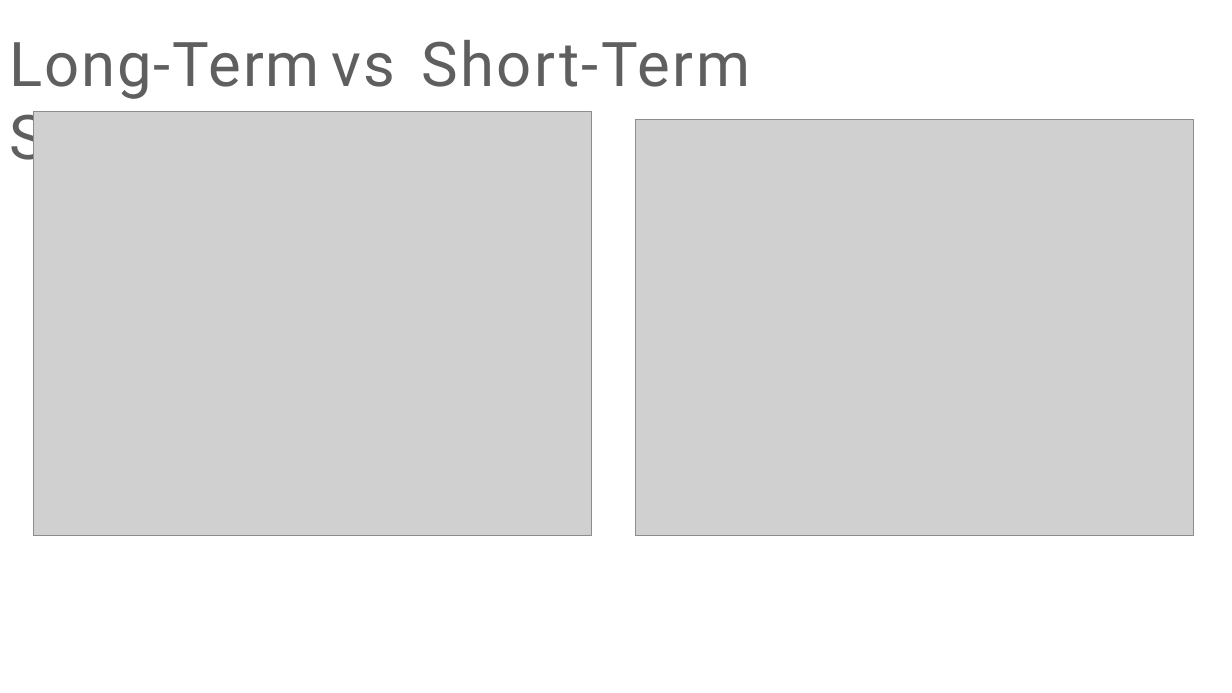
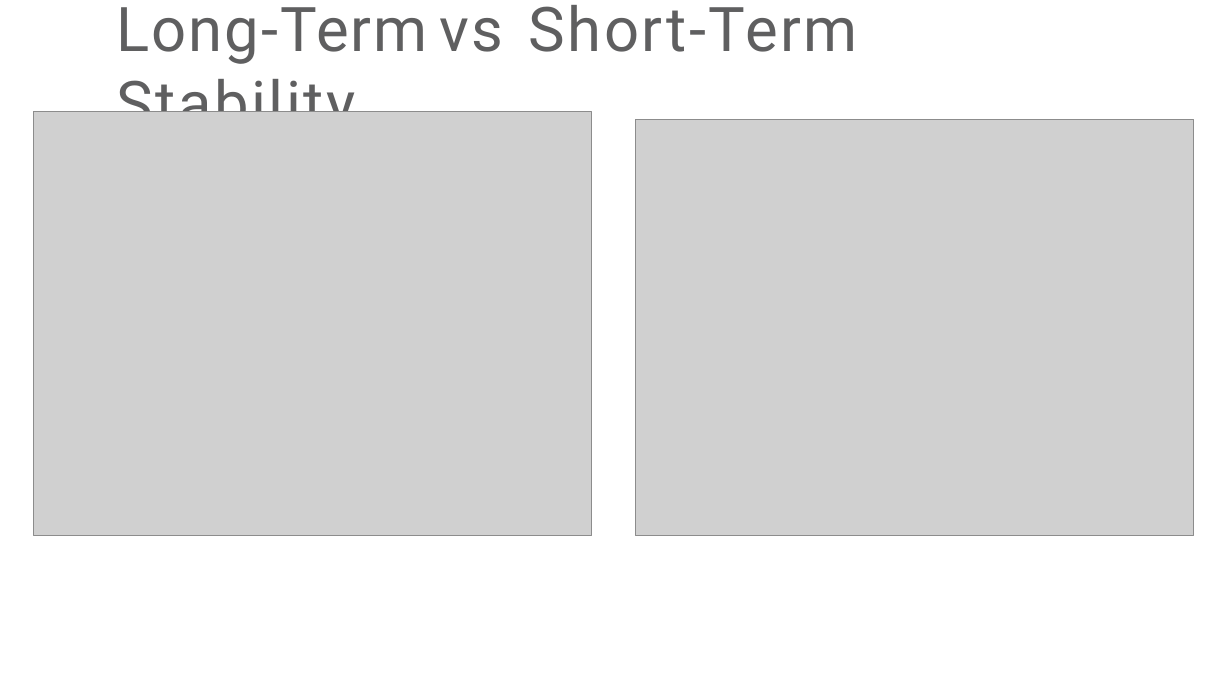
Before and after one commit to SiwaNetwork/QUANTUM, a slide deck: slide 15 of Time-Card/ДОКУМЕНТЫ/МАТЕРИАЛ СТАТЬИ/End User Synchronization.pptx (slide 17 before the commit). Drawn at 1232x693 pixels with LibreOffice and Linux fonts; fonts in the diff are those of the drawing; grey boxes stand for pictures; background and template pictures are left out. Boxes give left, top, right and bottom in pixels: in the first picture for what was removed or moved away, otherwise in the second. Text is boxed around its words. In the diff, an @@ line names an element or a change of style, - is before the commit and + after.

```diff
--- a/Time-Card/ДОКУМЕНТЫ/МАТЕРИАЛ СТАТЬИ/End User Synchronization.pptx
+++ b/Time-Card/ДОКУМЕНТЫ/МАТЕРИАЛ СТАТЬИ/End User Synchronization.pptx
@@ title "Long-Term vs Short-Term Stability": place and size @@
-title "Long-Term vs Short-Term Stability" at [9, 40, 750, 174]
+title "Long-Term vs Short-Term Stability" at [117, 5, 858, 112]
@@ title "Long-Term vs Short-Term Stability" at [117, 5, 858, 112]: vertical alignment top to middle @@
```
Also in this commit, not shown: 19 other slides changed, 1 slide added, 5 slides removed, 4 other files.
